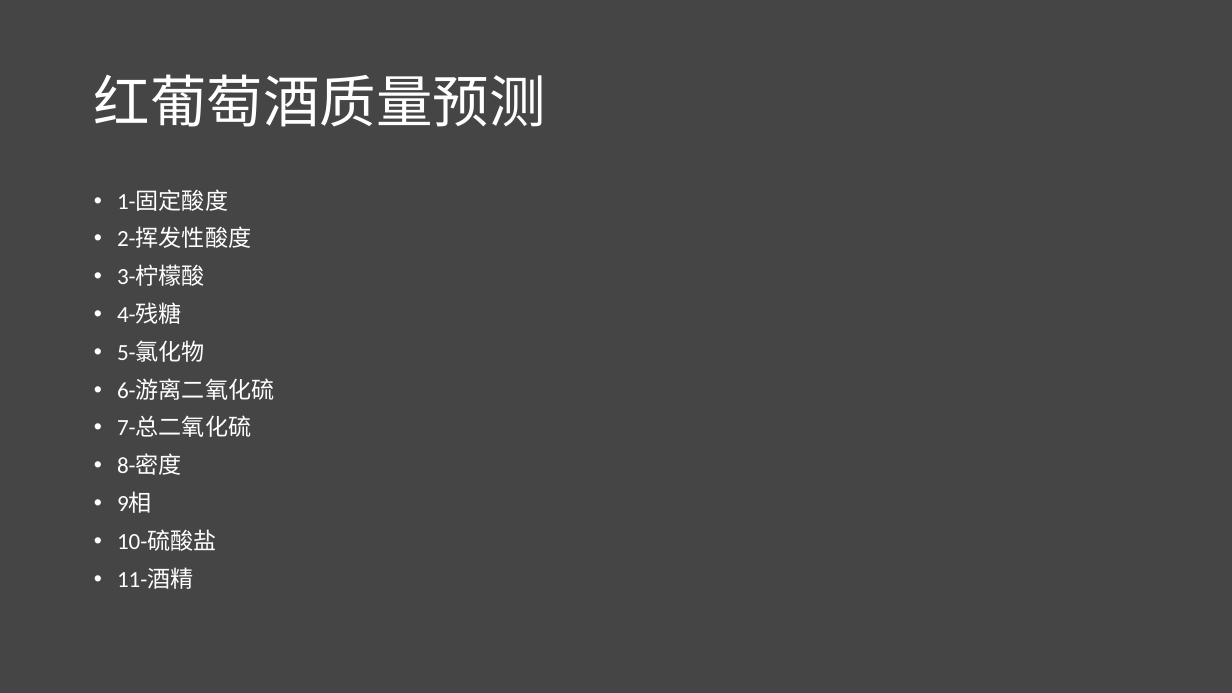
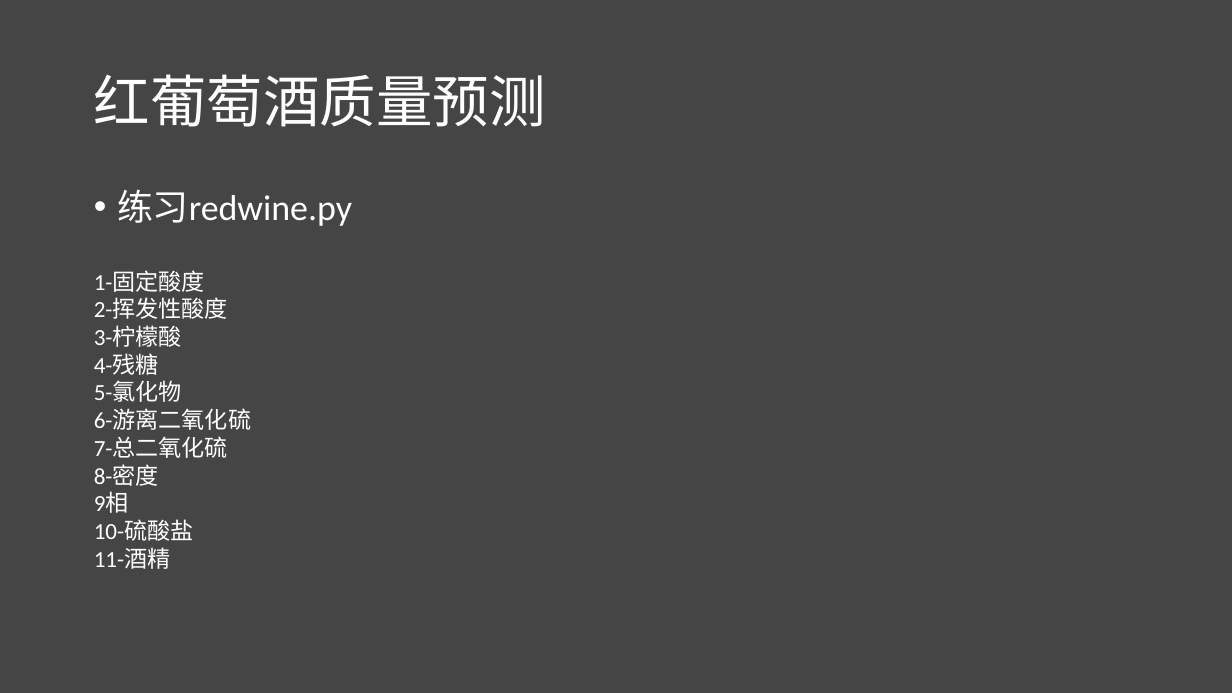
Before and after one commit to lichao312214129/lc_rsfmri_tools_python, a slide deck: slide 68 of The_first_ml_training/第一届机器学习实战班.pptx (slide 67 before the commit). Drawn at 1232x693 pixels with LibreOffice and Linux fonts; fonts in the diff are those of the drawing. Boxes give left, top, right and bottom in pixels: in the first picture for what was removed or moved away, otherwise in the second. Text is boxed around its words. In the diff, an @@ line names an element or a change of style, - is before the commit and + after.

Commit message:
ppt

```diff
--- a/The_first_ml_training/第一届机器学习实战班.pptx
+++ b/The_first_ml_training/第一届机器学习实战班.pptx
@@ text at <box>117,189,352,226</box>: text changed; size 18 to 28 pt @@
-• 1-固定酸度
-• 2-挥发性酸度
-• 3-柠檬酸
-• 4-残糖
-• 5-氯化物
-• 6-游离二氧化硫
-• 7-总二氧化硫
-• 8-密度
-• 9相
-• 10-硫酸盐
-• 11-酒精
+• 练习redwine.py
@@ text added at <box>94,270,251,569</box>, 18 pt, text #FFFFFF @@
+1-固定酸度
+2-挥发性酸度
+3-柠檬酸
+4-残糖
+5-氯化物
+6-游离二氧化硫
+7-总二氧化硫
+8-密度
+9相
+10-硫酸盐
+11-酒精
```
Also in this commit, not shown: 4 slides added, 2 slides removed, 16 other files.
